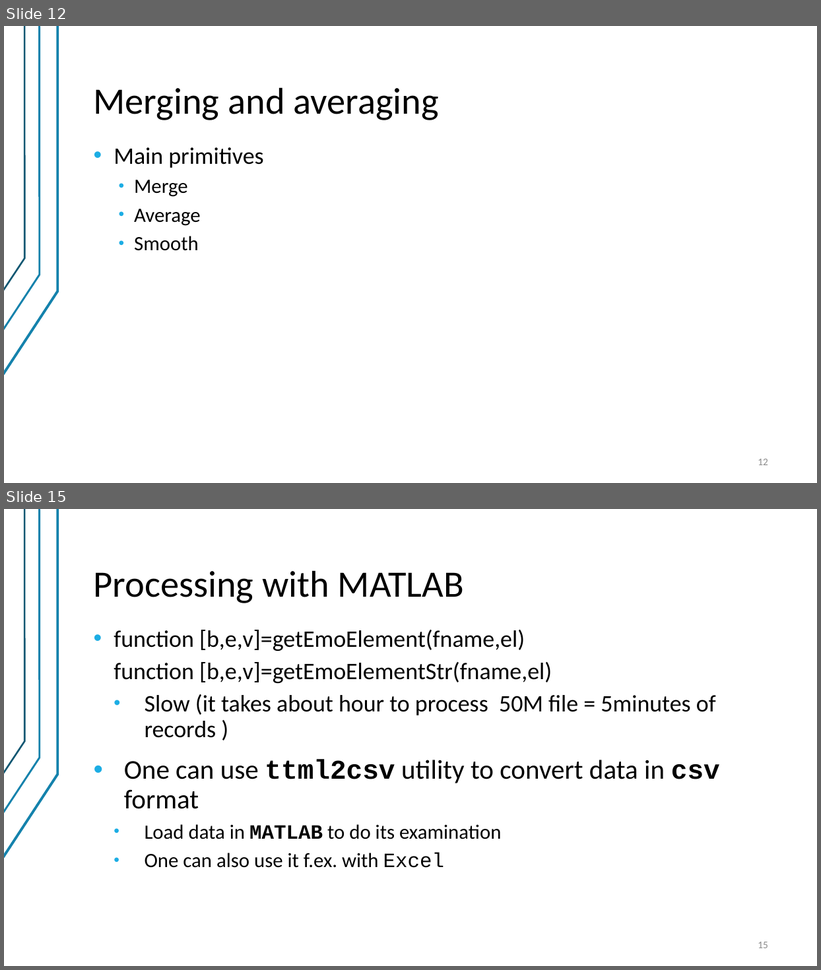
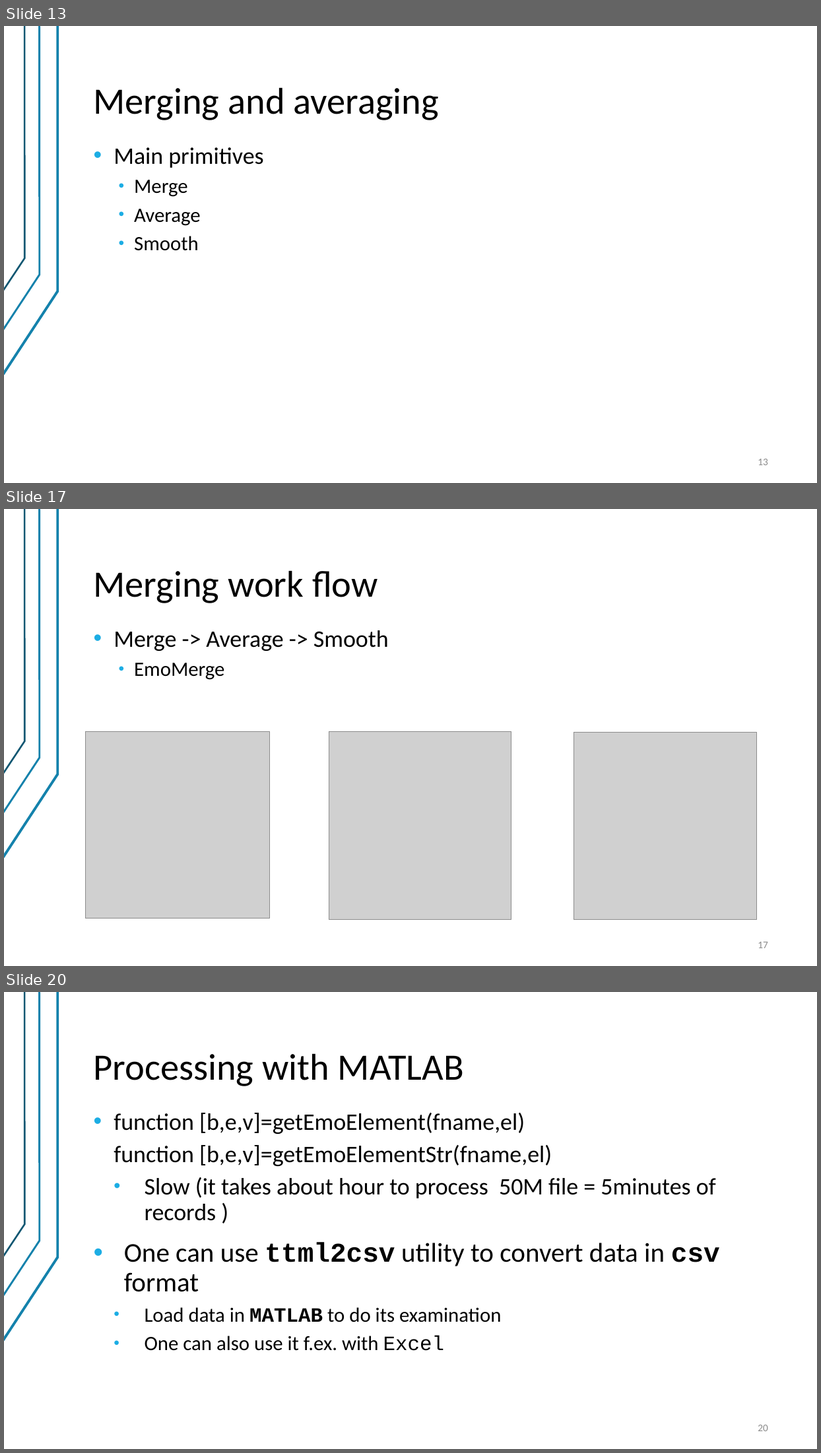
Before and after one commit to valber-8/emotracker, a slide deck: EmotionsTracker.pptx. Shown one above the other, each under a label of ours: slides 12 and 15 before the commit, slides 13, 17 and 20 after it; the slides between them are not shown. The pictures are 821x970 and 821x1453 pixels, drawn with LibreOffice and Linux fonts; fonts in the diff are those of the drawing; grey boxes stand for pictures. Boxes give left, top, right and bottom in pixels: in the first picture for what was removed or moved away, otherwise in the second. Text is boxed around its words. In the diff, an @@ line names an element or a change of style, - is before the commit and + after.

```diff
--- a/EmotionsTracker.pptx
+++ b/EmotionsTracker.pptx
@@ slide 17 added at [4,509,817,966], background #FFFFFF; not listed: 3 template elements that a slide beside it also shows @@
@@ title added at [94,570,378,603], 44 pt, text #000000 @@
+Merging work flow
@@ text added at [114,630,389,680], 28 pt, text #000000 @@
+• Merge -> Average -> Smooth
+  • EmoMerge
@@ picture added at [85,732,269,919] @@
@@ picture added at [329,732,512,920] @@
@@ picture added at [574,732,757,920] @@
@@ page number added at [758,942,768,949], 12 pt, text #8C8C8C @@
+17
@@ what was slide 12 is now slide 13 @@
@@ page number at [758,459,768,466]: text changed @@
-12
+13
@@ what was slide 15 is now slide 20 @@
@@ page number at [758,1425,768,1432]: text changed @@
-15
+20
```
Also in this commit, not shown: 4 slides changed, 4 other slides added, 10 other files.
